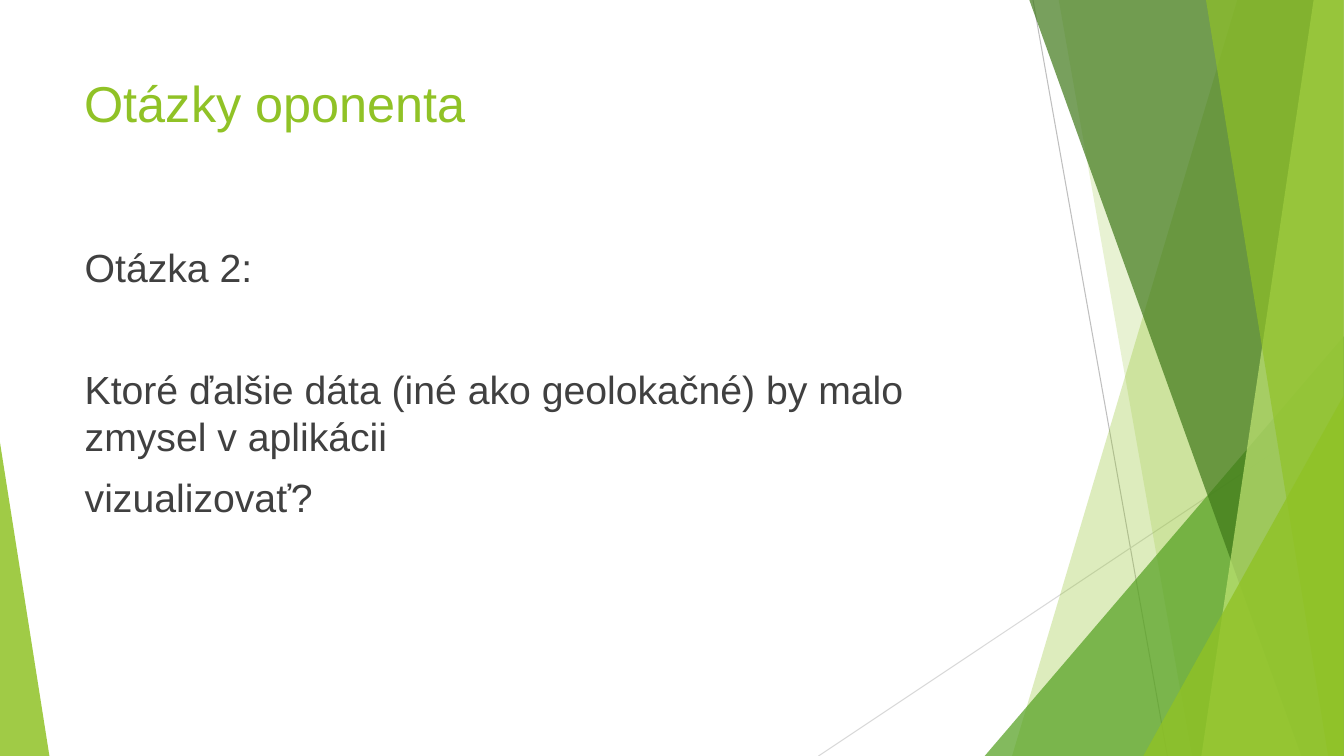
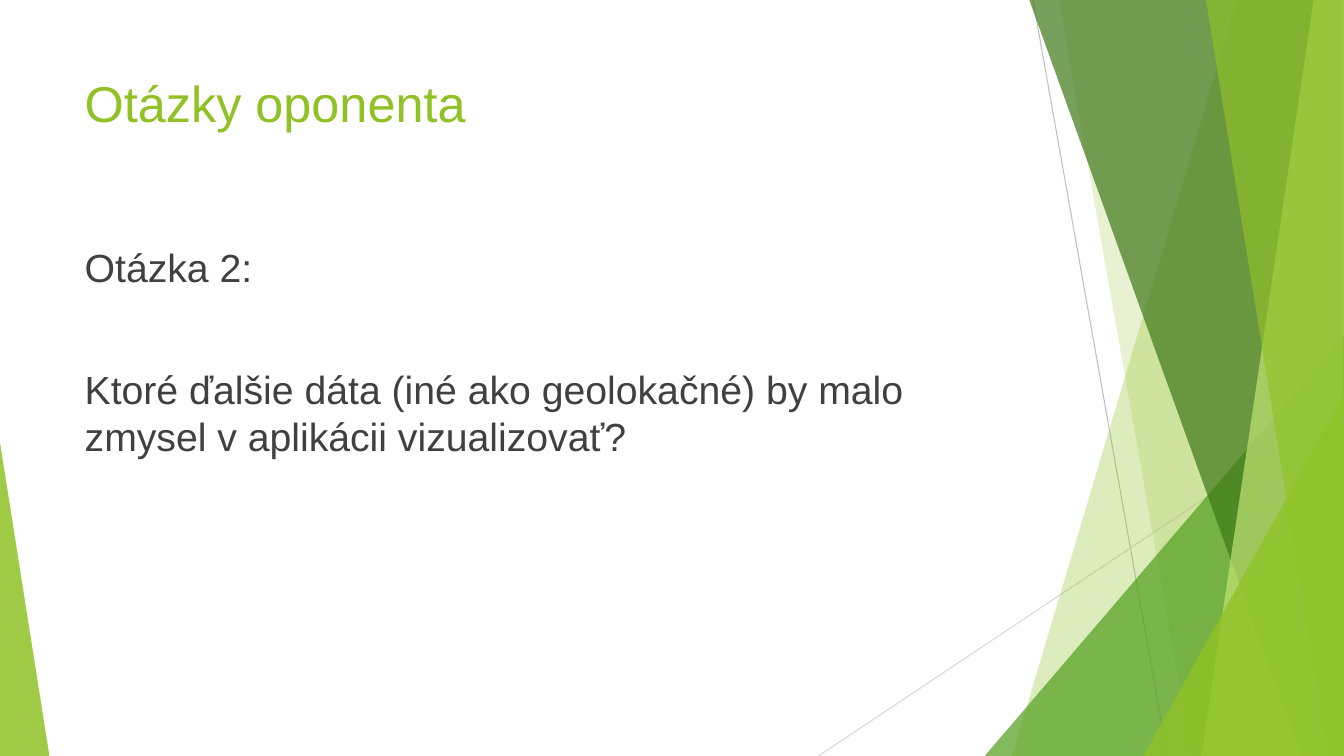
Before and after one commit to gameblaer/zaverecna_praca_bc, a slide deck: slide 10 of Prezentacia_Vrták_Martin.pptx. Drawn at 1344x756 pixels with LibreOffice and Linux fonts; fonts in the diff are those of the drawing. Boxes give left, top, right and bottom in pixels: in the first picture for what was removed or moved away, otherwise in the second. Text is boxed around its words. In the diff, an @@ line names an element or a change of style, - is before the commit and + after.

```diff
--- a/Prezentacia_Vrták_Martin.pptx
+++ b/Prezentacia_Vrták_Martin.pptx
@@ text at box(85, 375, 903, 459): text changed @@
-Ktoré ďalšie dáta (iné ako geolokačné) by malo zmysel v aplikácii
-vizualizovať?
+Ktoré ďalšie dáta (iné ako geolokačné) by malo zmysel v aplikácii vizualizovať?
```
Also in this commit, not shown: 1 other slide changed.
